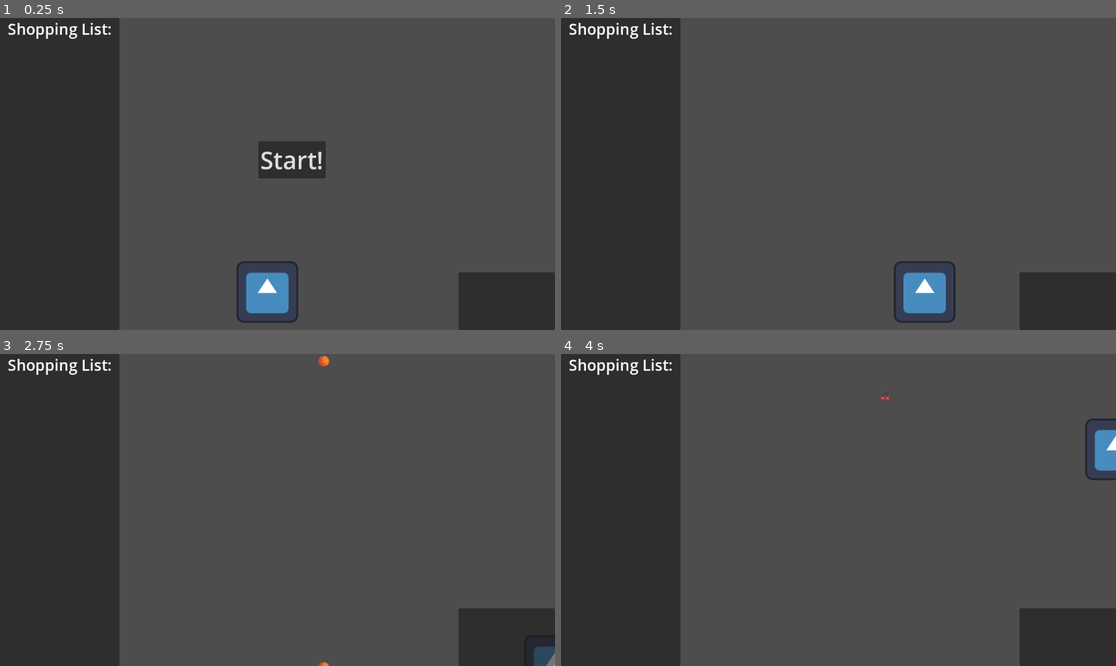
Above: before the commit, frames 1-4 (two rows, left to right).
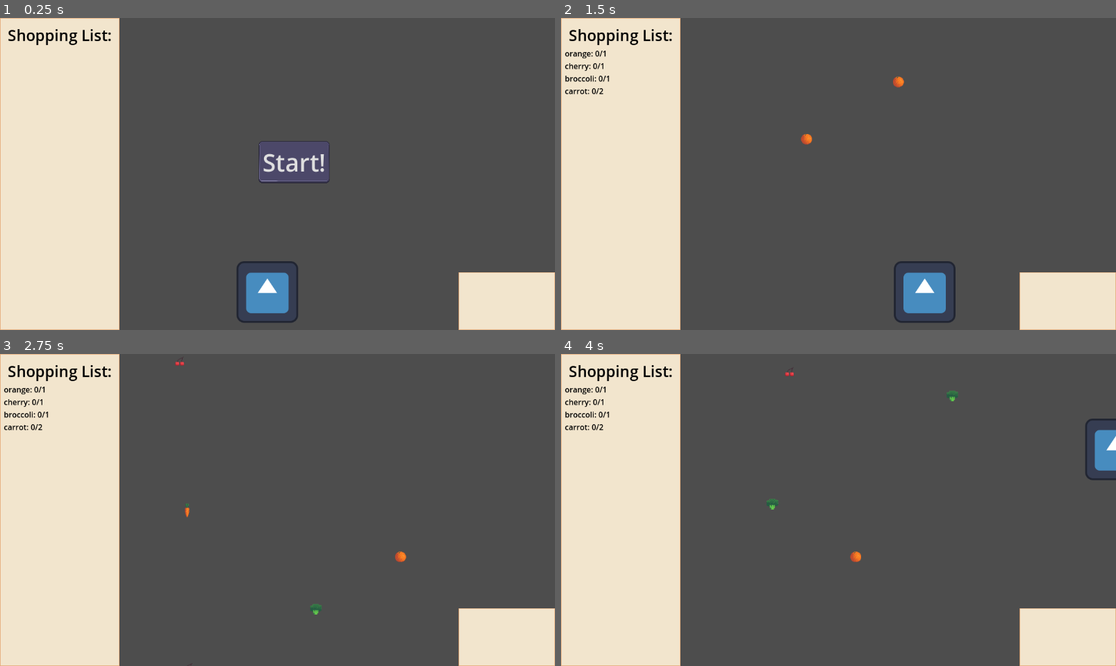
Above: after the commit, the same moments.

Repository: brianhall1313/checkout-panic
Game: Godot game, scene res://Scenes/checkout.tscn
Two runs of this game, one before a commit and one after it. Both use one fixed random seed, a clock stepped at 60 frames per second and the inputs below. The project has no main scene, so this scene is started directly. The engine's default icon, where the game draws it, is replaced by a stand-in: a white triangle on a blue panel in a dark square.
Inputs:
- Up to frame 1 (0.25 s): no input
- Up to frame 2 (1.5 s): click "Start!" at 0.5 s; hold Right (right) from 1.28 s (still down)
- Up to frame 3 (2.75 s): release Right (right) at 2.03 s; hold Down (down) from 2.03 s (still down)
- Up to frame 4 (4 s): release Down (down) at 2.78 s; hold Right (right) 2.78-3.53 s; hold Up (up) from 3.53 s (still down)

The runs differ from the first frame. In frame 1, 26% of the frame differs, in the area x 0-100%, y 0-100%; in frame 2, 25%; in frame 3, 25%; in frame 4, 25%.

Commit message:
ui updates, logic too, though not much

Diff:
--- a/Global/GlobalSignalBus.gd
+++ b/Global/GlobalSignalBus.gd
@@ -1,5 +1,6 @@
 extends Node
 
-
+signal update_list(list)
+signal update_balance(balance)
 signal game_over(debt:int)
 signal list_complete
--- a/Resources/Player.gd
+++ b/Resources/Player.gd
@@ -14,9 +14,13 @@
 
 @export var list: Array
 
-func game_setup():
-	cards = new_game_cards
+func game_setup(data={}):
+	if data:
+		cards=data["cards"]
+	else:
+		cards = new_game_cards
 	list = Items.get_shoping_list()
+	GlobalSignalBus.update_list.emit(list)
 	set_budget()
 
 
@@ -73,6 +77,7 @@
 			list_item["have"] += 1
 			if list_item["have"] >= list_item["need"]:
 				check_complete()
+	GlobalSignalBus.update_list.emit(list)
 
 
 func check_complete():
--- a/Resources/Player.tres
+++ b/Resources/Player.tres
@@ -1,4 +1,4 @@
-[gd_resource type="Resource" load_steps=2 format=3 uid="uid://bwpgglbtn3fw6"]
+[gd_resource type="Resource" script_class="Player" load_steps=2 format=3 uid="uid://bwpgglbtn3fw6"]
 
 [ext_resource type="Script" path="res://Resources/Player.gd" id="1_un3th"]
 
@@ -6,6 +6,8 @@
 script = ExtResource("1_un3th")
 budget = 0
 spent = 0
+cards = 0
 credit_limit = 10
 credit_current = 0
 debt = 0
+list = []
--- /dev/null
+++ b/Resources/checkout.tres
@@ -0,0 +1,54 @@
+[gd_resource type="Theme" load_steps=7 format=3 uid="uid://d0f3y7n6vg08e"]
+
+[ext_resource type="Texture2D" uid="uid://d1ejbl03uj5wl" path="res://Textures/00_General_Pack.png" id="1_mxvxf"]
+
+[sub_resource type="StyleBoxTexture" id="StyleBoxTexture_k7oes"]
+texture = ExtResource("1_mxvxf")
+texture_margin_left = 9.0
+texture_margin_top = 9.0
+texture_margin_right = 9.0
+texture_margin_bottom = 9.0
+region_rect = Rect2(1, 64, 46, 16)
+modulate_color = Color(0.529067, 0.529067, 0.529067, 1)
+
+[sub_resource type="StyleBoxTexture" id="StyleBoxTexture_fo1bh"]
+texture = ExtResource("1_mxvxf")
+texture_margin_left = 9.0
+texture_margin_top = 9.0
+texture_margin_right = 9.0
+texture_margin_bottom = 9.0
+region_rect = Rect2(0, 64, 48, 16)
+
+[sub_resource type="StyleBoxTexture" id="StyleBoxTexture_5lc4b"]
+texture = ExtResource("1_mxvxf")
+texture_margin_left = 9.0
+texture_margin_top = 9.0
+texture_margin_right = 9.0
+texture_margin_bottom = 9.0
+region_rect = Rect2(0, 64, 48, 16)
+
+[sub_resource type="StyleBoxTexture" id="StyleBoxTexture_gremc"]
+texture = ExtResource("1_mxvxf")
+texture_margin_left = 9.0
+texture_margin_top = 9.0
+texture_margin_right = 9.0
+texture_margin_bottom = 9.0
+region_rect = Rect2(0, 96, 48, 16)
+modulate_color = Color(0.851769, 0.851769, 0.851769, 1)
+
+[sub_resource type="StyleBoxTexture" id="StyleBoxTexture_21wux"]
+texture = ExtResource("1_mxvxf")
+texture_margin_left = 5.0
+texture_margin_top = 5.0
+texture_margin_right = 5.0
+texture_margin_bottom = 5.0
+region_rect = Rect2(12, 161, 24, 14)
+
+[resource]
+Button/styles/disabled = SubResource("StyleBoxTexture_k7oes")
+Button/styles/focus = SubResource("StyleBoxTexture_fo1bh")
+Button/styles/hover = SubResource("StyleBoxTexture_5lc4b")
+Button/styles/normal = SubResource("StyleBoxTexture_5lc4b")
+Button/styles/pressed = SubResource("StyleBoxTexture_gremc")
+Label/colors/font_color = Color(0, 0, 0, 1)
+PanelContainer/styles/panel = SubResource("StyleBoxTexture_21wux")
--- a/Scenes/UI.gd
+++ b/Scenes/UI.gd
@@ -1,6 +1,37 @@
 extends Control
 
 @onready var start_button =$start_button
+@onready var list_element = $list_background/shopping_list/shopping_list
+@onready var game_over_screen=$game_over_screen
+@onready var restart=$game_over_screen/VBoxContainer/restart
+@onready var results=$game_over_screen/VBoxContainer/results
+@onready var next=$game_over_screen/VBoxContainer/next
 # Called when the node enters the scene tree for the first time.
 func _ready():
-	pass # Replace with function body.
+	GlobalSignalBus.connect("update_list",update_list)
+	GlobalSignalBus.connect("update_balance",update_balance)
+	GlobalSignalBus.connect("game_over",_on_game_over)
+	GlobalSignalBus.connect("list_complete",_on_level_complete)
+
+
+func update_list(list):
+	list_element.text = ""
+	for item in list:
+		list_element.text+=item["item_name"] + ": " + str(item["have"]) + "/" + str(item["need"]) + "\n"
+
+
+func update_balance(balance):
+	pass
+
+
+func _on_game_over(debt):
+	game_over_screen.show()
+	restart.show()
+	next.hide()
+	results.text = "You are bankrupt!\nYou are now $" + str(debt)+" in debt!"
+
+func _on_level_complete():
+	game_over_screen.show()
+	restart.hide()
+	next.show()
+	results.text = "You completed your shopping trip without going destitute!"
--- a/Scenes/checkout.gd
+++ b/Scenes/checkout.gd
@@ -2,6 +2,7 @@
 
 @onready var item_blank: PackedScene = load("res://Scenes/item.tscn")
 @onready var timer = $item_timer
+@onready var timer2 = $item_timer2
 @onready var spawn = $Path2D/spawn_point
 @onready var ui = $UI
 @onready var player:Player = load("res://Resources/Player.tres")
@@ -13,17 +14,20 @@
 	Global.change_state("pregame")
 	Items.initialize_items(Global.intensity)
 	timer.wait_time = timer.wait_time/Global.intensity
+	timer2.wait_time = randf()
+
 
 
 func start_level():
 	player.game_setup()
 	Global.change_state("play")
 	timer.start()
+	timer2.start()
 
 
 func spawn_item():
 	var new_item = item_blank.instantiate()
-	spawn.progress_ratio=.5#randf()
+	spawn.progress_ratio=randf()
 	new_item.position = spawn.position
 	add_child(new_item)
 	new_item.setup(Items.get_random_item())
@@ -31,7 +35,8 @@
 
 func _on_item_timer_timeout():
 	if Global.state == "play":
-		spawn_item()
+		for i in range(Global.intensity):
+			spawn_item()
 
 
 func _on_button_button_up():
@@ -52,3 +57,10 @@
 func _on_level_complete():
 	print("LEvel Complete")
 	Global.change_state("game over")
+
+
+
+func _on_item_timer_2_timeout():
+	if Global.state == "play":
+		timer2.wait_time = randf()
+		spawn_item()
--- a/Scenes/checkout.tscn
+++ b/Scenes/checkout.tscn
@@ -1,14 +1,24 @@
-[gd_scene load_steps=5 format=3 uid="uid://ck06psxt3h6bi"]
+[gd_scene load_steps=8 format=3 uid="uid://ck06psxt3h6bi"]
 
 [ext_resource type="PackedScene" uid="uid://bo536j7bq23gv" path="res://Scenes/Basket.tscn" id="1_58yla"]
 [ext_resource type="Script" path="res://Scenes/checkout.gd" id="1_61xim"]
+[ext_resource type="Theme" uid="uid://d0f3y7n6vg08e" path="res://Resources/checkout.tres" id="3_0ubw8"]
 [ext_resource type="Script" path="res://Scenes/UI.gd" id="3_xwy1r"]
+[ext_resource type="Texture2D" uid="uid://d1ejbl03uj5wl" path="res://Textures/00_General_Pack.png" id="4_30lk5"]
 
 [sub_resource type="Curve2D" id="Curve2D_skpt5"]
 _data = {
 "points": PackedVector2Array(0, 0, 0, 0, 280, 0, 0, 0, 0, 0, 1064, 0)
 }
 point_count = 2
+
+[sub_resource type="StyleBoxTexture" id="StyleBoxTexture_mtayd"]
+texture = ExtResource("4_30lk5")
+texture_margin_left = 8.0
+texture_margin_top = 8.0
+texture_margin_right = 8.0
+texture_margin_bottom = 8.0
+region_rect = Rect2(12, 161, 24, 14)
 
 [node name="Checkout" type="Node2D"]
 script = ExtResource("1_61xim")
@@ -27,21 +37,30 @@
 anchors_preset = 0
 offset_right = 1152.0
 offset_bottom = 648.0
+theme = ExtResource("3_0ubw8")
 script = ExtResource("3_xwy1r")
 
 [node name="list_background" type="PanelContainer" parent="UI"]
 layout_mode = 0
 offset_right = 248.0
 offset_bottom = 648.0
+theme_override_styles/panel = SubResource("StyleBoxTexture_mtayd")
 
 [node name="shopping_list" type="VBoxContainer" parent="UI/list_background"]
 layout_mode = 2
 
 [node name="title" type="Label" parent="UI/list_background/shopping_list"]
+custom_minimum_size = Vector2(0, 50)
 layout_mode = 2
+theme_override_colors/font_color = Color(0, 0, 0, 1)
 theme_override_font_sizes/font_size = 32
 text = "Shopping List:"
 horizontal_alignment = 1
+vertical_alignment = 2
+
+[node name="shopping_list" type="Label" parent="UI/list_background/shopping_list"]
+layout_mode = 2
+theme_override_colors/font_color = Color(0, 0, 0, 1)
 
 [node name="start_button" type="Button" parent="UI"]
 layout_mode = 0
@@ -72,14 +91,36 @@
 offset_right = 1152.0
 offset_bottom = 648.0
 
-[node name="Label" type="Label" parent="UI/game_over_screen"]
+[node name="VBoxContainer" type="VBoxContainer" parent="UI/game_over_screen"]
+layout_mode = 2
+
+[node name="title" type="Label" parent="UI/game_over_screen/VBoxContainer"]
 layout_mode = 2
 theme_override_font_sizes/font_size = 90
 text = "GAME OVER"
 horizontal_alignment = 1
 
+[node name="results" type="Label" parent="UI/game_over_screen/VBoxContainer"]
+layout_mode = 2
+
+[node name="restart" type="Button" parent="UI/game_over_screen/VBoxContainer"]
+layout_mode = 2
+text = "Try Again?"
+
+[node name="next" type="Button" parent="UI/game_over_screen/VBoxContainer"]
+layout_mode = 2
+text = "Next Level"
+
+[node name="quit" type="Button" parent="UI/game_over_screen/VBoxContainer"]
+layout_mode = 2
+text = "Quit
+"
+
 [node name="item_timer" type="Timer" parent="."]
+
+[node name="item_timer2" type="Timer" parent="."]
 
 [connection signal="collected" from="Basket" to="." method="_on_basket_collected"]
 [connection signal="button_up" from="UI/start_button" to="." method="_on_button_button_up"]
 [connection signal="timeout" from="item_timer" to="." method="_on_item_timer_timeout"]
+[connection signal="timeout" from="item_timer2" to="." method="_on_item_timer_2_timeout"]
--- a/Scenes/item.gd
+++ b/Scenes/item.gd
@@ -11,6 +11,7 @@
 	var reg = Items.items[item]["region"]
 	sprite.region_rect = reg
 	self.item_name = item
+	hitbox.shape.size = reg.size
 
 
 func _on_visible_on_screen_notifier_2d_screen_exited():
--- a/Scenes/item.tscn
+++ b/Scenes/item.tscn
@@ -4,8 +4,10 @@
 [ext_resource type="Texture2D" uid="uid://5nq7skqjgsw7" path="res://Textures/MegaPixelArt32x32pxIcons_SpriteSheet.png" id="1_ppi2k"]
 
 [sub_resource type="RectangleShape2D" id="RectangleShape2D_back4"]
+size = Vector2(24, 24)
 
 [node name="Item" type="RigidBody2D"]
+scale = Vector2(1.5, 1.5)
 script = ExtResource("1_byble")
 
 [node name="icon" type="Sprite2D" parent="."]
@@ -15,6 +17,7 @@
 
 [node name="hitbox" type="CollisionShape2D" parent="."]
 shape = SubResource("RectangleShape2D_back4")
+debug_color = Color(0.362606, 0.523621, 0.863355, 0.42)
 
 [node name="VisibleOnScreenNotifier2D" type="VisibleOnScreenNotifier2D" parent="."]
 
--- /dev/null
+++ b/Scenes/list_entry_ui.gd
@@ -0,0 +1,18 @@
+extends Control
+
+@onready var done_icon = $HBoxContainer/done_icon
+@onready var item_title = $HBoxContainer/item
+@onready var progress = $HBoxContainer/progress
+
+const clear = Rect2(1239,3353,175,185)
+
+
+func initialize(item_stats):
+	item_title.text = item_stats["item_name"]
+	progress.text = "0/" + str(item_stats["need"])
+
+
+func update_data(item_stats):
+	progress.text = str(item_stats["have"]) + "/" + str(item_stats["need"])
+	if item_stats["have"] >= item_stats["need"]:
+		done_icon.region_rect = clear
--- /dev/null
+++ b/Scenes/list_entry_ui.tscn
@@ -0,0 +1,32 @@
+[gd_scene load_steps=4 format=3 uid="uid://d3rhnfp4obihn"]
+
+[ext_resource type="Texture2D" uid="uid://cw1cerbaa3jjr" path="res://Textures/Button.png" id="1_2iogj"]
+[ext_resource type="Script" path="res://Scenes/list_entry_ui.gd" id="1_4e2lp"]
+
+[sub_resource type="AtlasTexture" id="AtlasTexture_nenkg"]
+atlas = ExtResource("1_2iogj")
+region = Rect2(1661, 3353, 176, 185)
+
+[node name="list_entry_ui" type="Control"]
+layout_mode = 3
+anchors_preset = 0
+script = ExtResource("1_4e2lp")
+
+[node name="HBoxContainer" type="HBoxContainer" parent="."]
+layout_mode = 0
+offset_right = 192.0
+offset_bottom = 48.0
+
+[node name="done_icon" type="TextureRect" parent="HBoxContainer"]
+layout_mode = 2
+texture = SubResource("AtlasTexture_nenkg")
+expand_mode = 3
+
+[node name="item" type="Label" parent="HBoxContainer"]
+layout_mode = 2
+text = "Foodstuff"
+
+[node name="progress" type="Label" parent="HBoxContainer"]
+layout_mode = 2
+text = "00/00
+"
--- /dev/null
+++ b/Scenes/start_screen.gd
@@ -0,0 +1,11 @@
+extends Node2D
+
+
+# Called when the node enters the scene tree for the first time.
+func _ready():
+	pass # Replace with function body.
+
+
+# Called every frame. 'delta' is the elapsed time since the previous frame.
+func _process(delta):
+	pass
--- /dev/null
+++ b/Scenes/start_screen.tscn
@@ -0,0 +1,28 @@
+[gd_scene load_steps=2 format=3 uid="uid://cys6ddwyjimt2"]
+
+[ext_resource type="Script" path="res://Scenes/start_screen.gd" id="1_2oseg"]
+
+[node name="start_screen" type="Node2D"]
+script = ExtResource("1_2oseg")
+
+[node name="Control" type="Control" parent="."]
+layout_mode = 3
+anchors_preset = 0
+offset_right = 40.0
+offset_bottom = 40.0
+
+[node name="Label" type="Label" parent="Control"]
+layout_mode = 0
+offset_right = 40.0
+offset_bottom = 23.0
+text = "Checkout Panic!"
+
+[node name="Button" type="Button" parent="Control"]
+layout_mode = 0
+offset_right = 8.0
+offset_bottom = 8.0
+
+[node name="Button2" type="Button" parent="Control"]
+layout_mode = 0
+offset_right = 8.0
+offset_bottom = 8.0
--- /dev/null
+++ b/Scenes/ui.tscn
@@ -0,0 +1,124 @@
+[gd_scene load_steps=6 format=3 uid="uid://dfuhpglhanxix"]
+
+[ext_resource type="Theme" uid="uid://d0f3y7n6vg08e" path="res://Resources/checkout.tres" id="1_mgy41"]
+[ext_resource type="Script" path="res://Scenes/UI.gd" id="2_23xkf"]
+[ext_resource type="Texture2D" uid="uid://d1ejbl03uj5wl" path="res://Textures/00_General_Pack.png" id="3_05spa"]
+
+[sub_resource type="StyleBoxTexture" id="StyleBoxTexture_mtayd"]
+texture = ExtResource("3_05spa")
+texture_margin_left = 8.0
+texture_margin_top = 8.0
+texture_margin_right = 8.0
+texture_margin_bottom = 8.0
+region_rect = Rect2(12, 161, 24, 14)
+
+[sub_resource type="StyleBoxTexture" id="StyleBoxTexture_5misn"]
+texture = ExtResource("3_05spa")
+texture_margin_left = 15.0
+texture_margin_top = 15.0
+texture_margin_right = 15.0
+texture_margin_bottom = 15.5132
+region_rect = Rect2(52, 117, 40, 38)
+
+[node name="UI" type="Control"]
+layout_mode = 3
+anchors_preset = 0
+offset_right = 1152.0
+offset_bottom = 648.0
+theme = ExtResource("1_mgy41")
+script = ExtResource("2_23xkf")
+
+[node name="list_background" type="PanelContainer" parent="."]
+layout_mode = 0
+offset_right = 248.0
+offset_bottom = 648.0
+theme_override_styles/panel = SubResource("StyleBoxTexture_mtayd")
+
+[node name="shopping_list" type="VBoxContainer" parent="list_background"]
+layout_mode = 2
+
+[node name="title" type="Label" parent="list_background/shopping_list"]
+custom_minimum_size = Vector2(0, 50)
+layout_mode = 2
+theme_override_colors/font_color = Color(0, 0, 0, 1)
+theme_override_font_sizes/font_size = 32
+text = "Shopping List:"
+horizontal_alignment = 1
+vertical_alignment = 2
+
+[node name="shopping_list" type="Label" parent="list_background/shopping_list"]
+layout_mode = 2
+theme_override_colors/font_color = Color(0, 0, 0, 1)
+
+[node name="start_button" type="Button" parent="."]
+custom_minimum_size = Vector2(250, 0)
+layout_mode = 0
+offset_left = 480.0
+offset_top = 232.0
+offset_right = 730.0
+offset_bottom = 319.0
+theme_override_font_sizes/font_size = 50
+text = "Start!"
+
+[node name="PanelContainer" type="PanelContainer" parent="."]
+layout_mode = 0
+offset_left = 952.0
+offset_top = 528.0
+offset_right = 1152.0
+offset_bottom = 648.0
+
+[node name="GridContainer" type="GridContainer" parent="PanelContainer"]
+layout_mode = 2
+columns = 2
+
+[node name="Label" type="Label" parent="PanelContainer/GridContainer"]
+layout_mode = 2
+
+[node name="game_over_screen" type="PanelContainer" parent="."]
+visible = false
+layout_mode = 0
+offset_right = 1152.0
+offset_bottom = 648.0
+theme_override_styles/panel = SubResource("StyleBoxTexture_5misn")
+
+[node name="VBoxContainer" type="VBoxContainer" parent="game_over_screen"]
+layout_mode = 2
+
+[node name="title" type="Label" parent="game_over_screen/VBoxContainer"]
+layout_mode = 2
+theme_override_font_sizes/font_size = 90
+text = "GAME OVER"
+horizontal_alignment = 1
+
+[node name="results" type="Label" parent="game_over_screen/VBoxContainer"]
+layout_mode = 2
+horizontal_alignment = 1
+vertical_alignment = 1
+
+[node name="Control" type="Control" parent="game_over_screen/VBoxContainer"]
+layout_mode = 2
+size_flags_vertical = 3
+size_flags_stretch_ratio = 0.5
+
+[node name="restart" type="Button" parent="game_over_screen/VBoxContainer"]
+custom_minimum_size = Vector2(175, 0)
+layout_mode = 2
+size_flags_horizontal = 4
+text = "Try Again?"
+
+[node name="next" type="Button" parent="game_over_screen/VBoxContainer"]
+custom_minimum_size = Vector2(175, 0)
+layout_mode = 2
+size_flags_horizontal = 4
+text = "Next Level"
+
+[node name="quit" type="Button" parent="game_over_screen/VBoxContainer"]
+custom_minimum_size = Vector2(175, 0)
+layout_mode = 2
+size_flags_horizontal = 4
+text = "Quit
+"
+
+[node name="Control2" type="Control" parent="game_over_screen/VBoxContainer"]
+layout_mode = 2
+size_flags_vertical = 3
--- a/project.godot
+++ b/project.godot
@@ -19,6 +19,10 @@
 Items="*res://Resources/Items.gd"
 Global="*res://Global/Global.gd"
 GlobalSignalBus="*res://Global/GlobalSignalBus.gd"
+
+[filesystem]
+
+import/blender/enabled=false
 
 [input]
 
Binary file added: Textures/00_General_Pack.png
Not shown, added: Textures/00_General_Pack.png.import
Binary file added: Textures/Button.png
Not shown, added: Textures/Button.png.import
